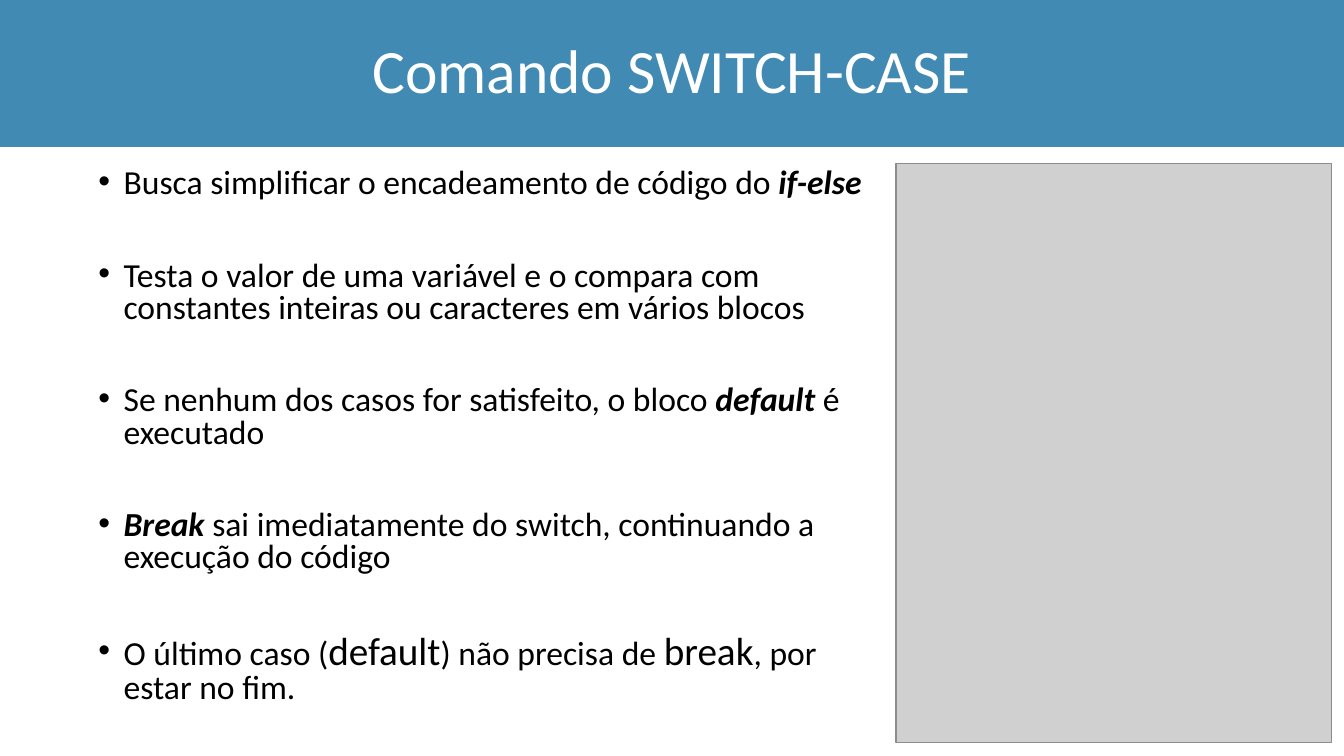
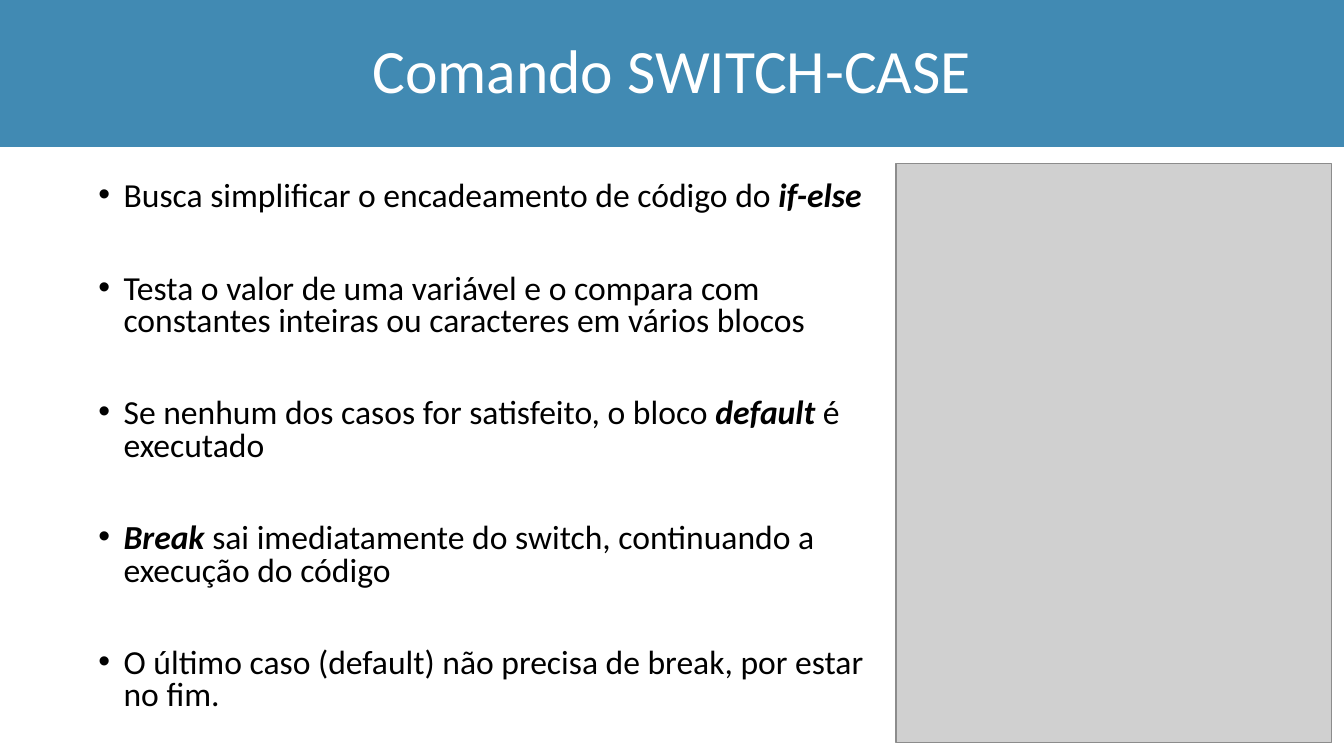
Before and after one commit to Marcio-Salmazo/Aulas, a slide deck: slide 45 of UNIUBE-LP/Teoria_LP.pptx. Drawn at 1344x756 pixels with LibreOffice and Linux fonts; fonts in the diff are those of the drawing; grey boxes stand for pictures. Boxes give left, top, right and bottom in pixels: in the first picture for what was removed or moved away, otherwise in the second. Text is boxed around its words. In the diff, an @@ line names an element or a change of style, - is before the commit and + after.

```diff
--- a/UNIUBE-LP/Teoria_LP.pptx
+++ b/UNIUBE-LP/Teoria_LP.pptx
@@ text "Busca simplificar o encadeamento de ...": place and size @@
-text "Busca simplificar o encadeamento de ..." at (124, 170, 861, 700)
+text "Busca simplificar o encadeamento de ..." at (124, 183, 863, 707)
@@ text at (124, 649, 863, 707): size 28 to 24 pt in "(default) break," @@
```
Also in this commit, not shown: 3 other slides changed, 1 slide added, 2 slides removed, 2 other files.
